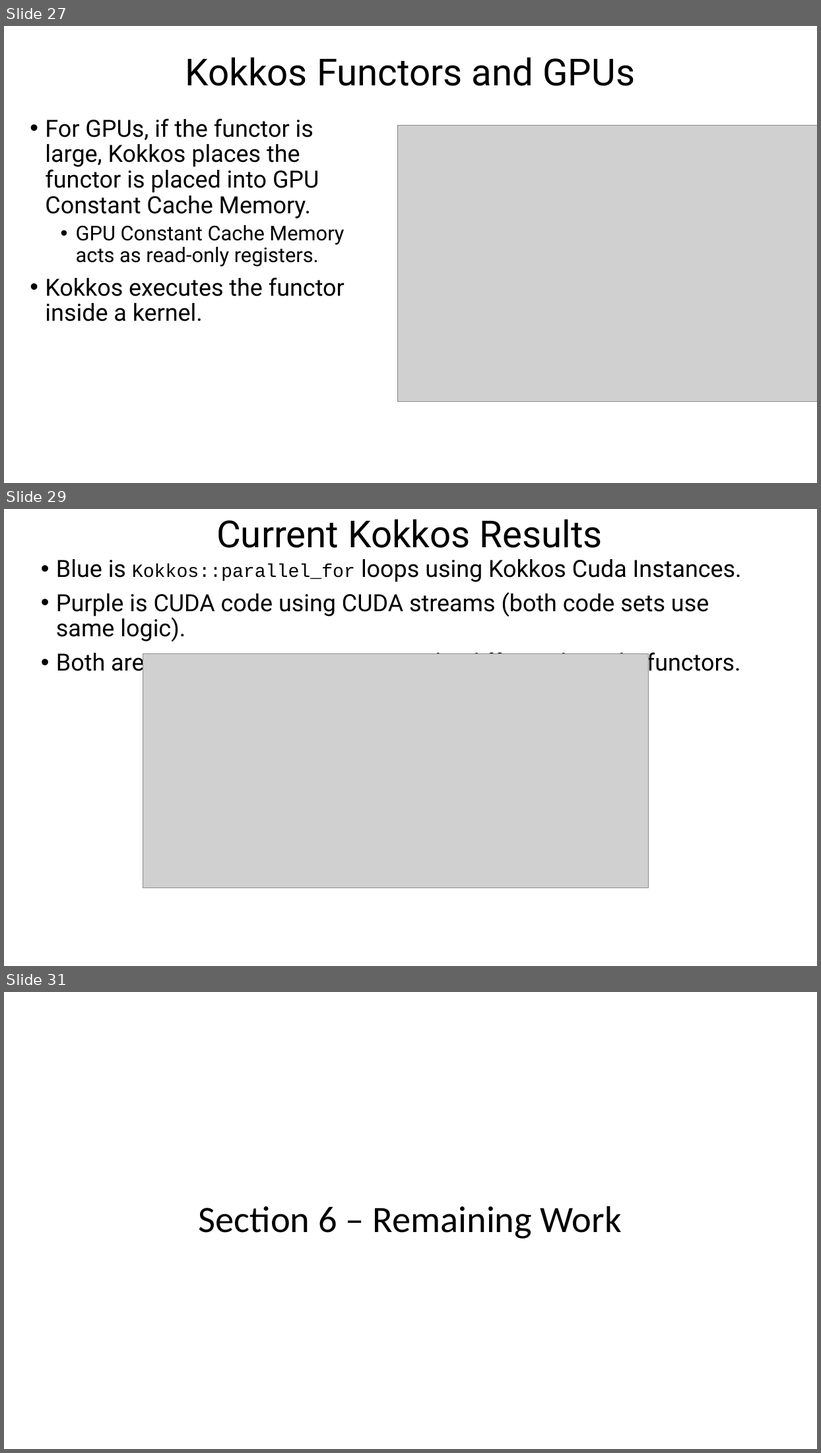
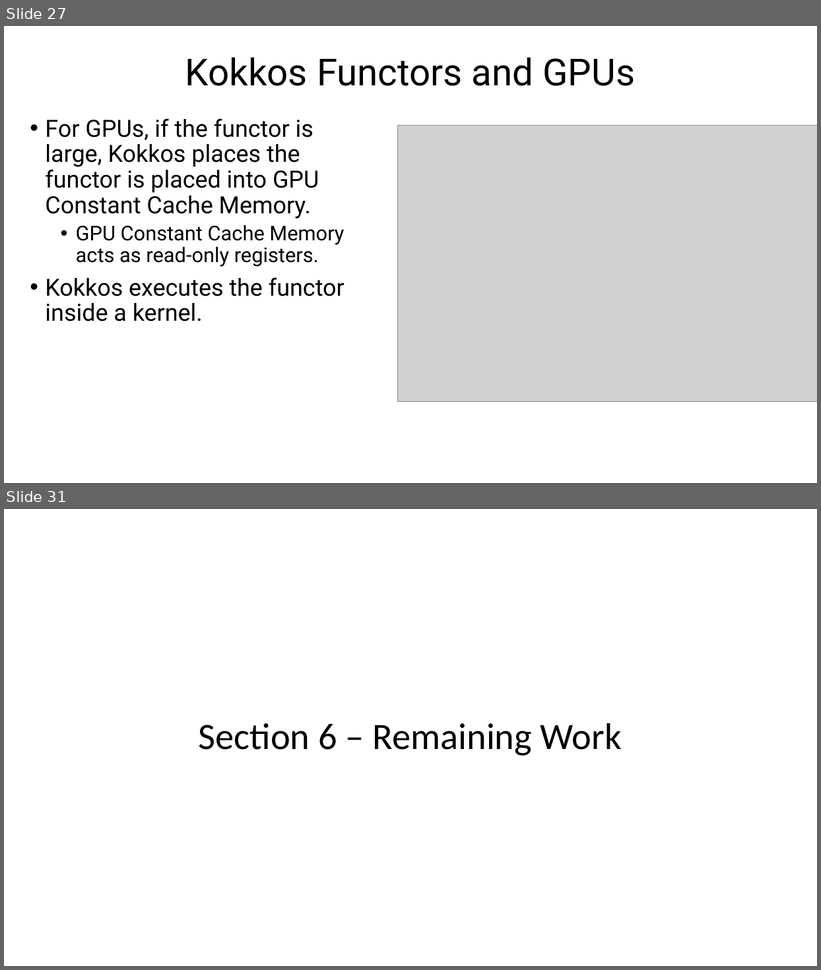
Before and after one commit to bradleypeterson/proposal, a slide deck: slides/Portable and Performant GPU_dec1.pptx. Shown one above the other, each under a label of ours: slides 27, 29 and 31 before the commit, slides 27 and 31 after it; the slides between them are not shown. The pictures are 821x1453 and 821x970 pixels, drawn with LibreOffice and Linux fonts; fonts in the diff are those of the drawing; grey boxes stand for pictures. Boxes give left, top, right and bottom in pixels: in the first picture for what was removed or moved away, otherwise in the second. Text is boxed around its words. In the diff, an @@ line names an element or a change of style, - is before the commit and + after.

```diff
--- a/slides/Portable and Performant GPU_dec1.pptx
+++ b/slides/Portable and Performant GPU_dec1.pptx
@@ slide 29 removed at (4, 509, 817, 966), background #FFFFFF @@
@@ title removed at (217, 519, 603, 548) @@
-Current Kokkos Results
@@ text removed at (56, 559, 742, 677) @@
-• Blue is Kokkos::parallel_for loops using Kokkos Cuda Instances.
-• Purple is CUDA code using CUDA streams (both code sets use same logic).
-• Both are executing on 4 streams and 4 different kernels/functors.
@@ picture removed at (143, 654, 648, 889) @@
```
Also in this commit, not shown: 5 slides changed, 1 slide added, 4 other files.
